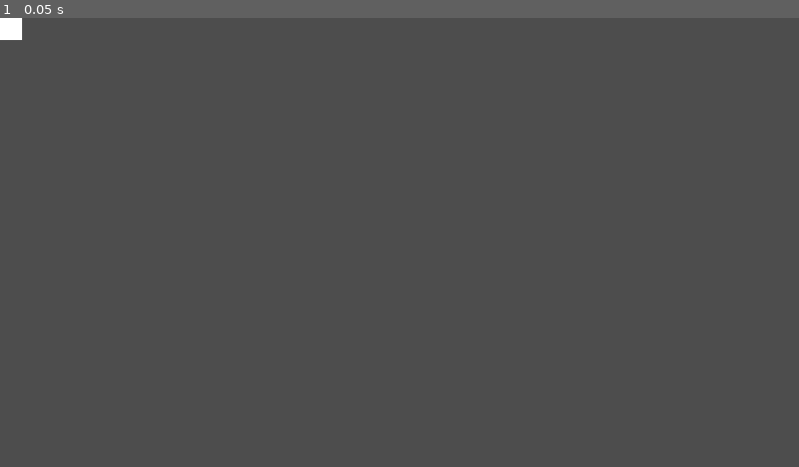
Above: before the commit, frame 1.
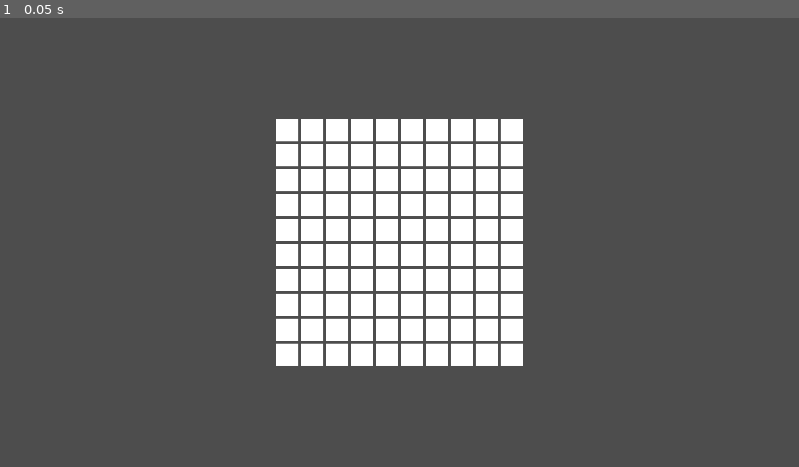
Above: after the commit, the same moment.

Repository: knuklz/Kaizen
Game: Godot game, scene res://main.tscn
Same seed, same stepped clock (60 frames per second), same inputs: the game is played once before the commit and once after it.
Inputs:
- Up to frame 1 (0.05 s): no input

The runs differ from the first frame. In frame 1, 14% of the frame differs, in the area x 0-66%, y 0-78%.

Commit message:
Cleaned up files and consolidated objects into nested prefabs.

Diff:
--- /dev/null
+++ b/GameObjects/Grid.tscn
@@ -0,0 +1,17 @@
+[gd_scene load_steps=2 format=3 uid="uid://dpqp4rhdr0oj"]
+
+[ext_resource type="Script" path="res://Scripts/Grid.gd" id="1_ulqgw"]
+
+[node name="GridContainer" type="GridContainer"]
+anchors_preset = 8
+anchor_left = 0.5
+anchor_top = 0.5
+anchor_right = 0.5
+anchor_bottom = 0.5
+offset_left = -20.0
+offset_top = -20.0
+offset_right = 20.0
+offset_bottom = 20.0
+grow_horizontal = 2
+grow_vertical = 2
+script = ExtResource("1_ulqgw")
--- a/row.tscn
+++ b/GameObjects/row.tscn
@@ -1,6 +1,6 @@
 [gd_scene load_steps=2 format=3 uid="uid://dv02c8gvrci5f"]
 
-[ext_resource type="Script" path="res://GridContainer.gd" id="1_4m4vp"]
+[ext_resource type="Script" path="res://Scripts/GridContainer.gd" id="1_4m4vp"]
 
 [node name="GridContainer" type="GridContainer"]
 anchors_preset = 8
--- /dev/null
+++ b/Scripts/Grid.gd
@@ -0,0 +1,18 @@
+extends GridContainer
+
+var row = preload("res://GameObjects/row.tscn")
+
+var grid_width: int = 10
+var grid_height: int = 10
+
+# Called when the node enters the scene tree for the first time.
+
+func _ready():
+	for i in range(grid_height):
+		var inst = row.instantiate()
+		add_child(inst)
+
+
+# Called every frame. 'delta' is the elapsed time since the previous frame.
+func _process(delta):
+	pass
--- a/GridContainer.gd
+++ b/Scripts/GridContainer.gd
@@ -4,7 +4,7 @@
 @export var grid_height: int
 
 # Import the 'block' item
-var blk = preload("res://bloxel.tscn")
+var blk = preload("res://GameObjects/bloxel.tscn")
 var blk_size: int = 32
 
 
@@ -14,7 +14,7 @@
 	#pass # Replace with function body.
 	columns = grid_width
 	size = Vector2(blk_size*columns,blk_size)
-	for x in range(columns*10):
+	for x in range(columns):
 		var inst = blk.instantiate()
 		#inst.set_size(Vector2(32,32))
 		add_child(inst)
--- /dev/null
+++ b/Scripts/main.gd
@@ -0,0 +1,19 @@
+extends Node
+
+
+# Called when the node enters the scene tree for the first time.
+
+func _ready():
+	pass
+
+	#for row in (game_grid):
+		#for block in (game_grid[row]):
+			#add_child(game_grid[row][block])
+#
+	#var instance = blk.instantiate()
+	#add_child(instance)
+	#pass
+
+# Called every frame. 'delta' is the elapsed time since the previous frame.
+func _process(delta):
+	pass
--- a/main.gd
+++ /dev/null
@@ -1,33 +0,0 @@
-extends Node
-
-var blk = preload("res://bloxel.tscn")
-
-
-var grid_width: int = 10
-var grid_height: int = 10
-
-func create_grid(gWidth, gHeight):
-	var grid = []
-	for y in range(gHeight):
-		var row = []
-		for x in range(gWidth):
-			row.append(blk.instantiate())
-		grid.append(row)
-	return grid
-# Called when the node enters the scene tree for the first time.
-var game_grid
-func _ready():
-	game_grid = create_grid(grid_width, grid_height)
-	add_child(game_grid[0][0])
-	add_child(game_grid[1][0])
-	#for row in (game_grid):
-		#for block in (game_grid[row]):
-			#add_child(game_grid[row][block])
-#
-	#var instance = blk.instantiate()
-	#add_child(instance)
-	#pass
-
-# Called every frame. 'delta' is the elapsed time since the previous frame.
-func _process(delta):
-	pass
--- a/main.tscn
+++ b/main.tscn
@@ -1,6 +1,9 @@
-[gd_scene load_steps=2 format=3 uid="uid://c4332ouk58548"]
+[gd_scene load_steps=3 format=3 uid="uid://c4332ouk58548"]
 
-[ext_resource type="Script" path="res://main.gd" id="1_u2sq6"]
+[ext_resource type="Script" path="res://Scripts/main.gd" id="1_u2sq6"]
+[ext_resource type="PackedScene" uid="uid://dpqp4rhdr0oj" path="res://GameObjects/Grid.tscn" id="2_fdh6n"]
 
 [node name="Main" type="Node"]
 script = ExtResource("1_u2sq6")
+
+[node name="GridContainer" parent="." instance=ExtResource("2_fdh6n")]
Renamed: bloxel.tscn -> GameObjects/bloxel.tscn
